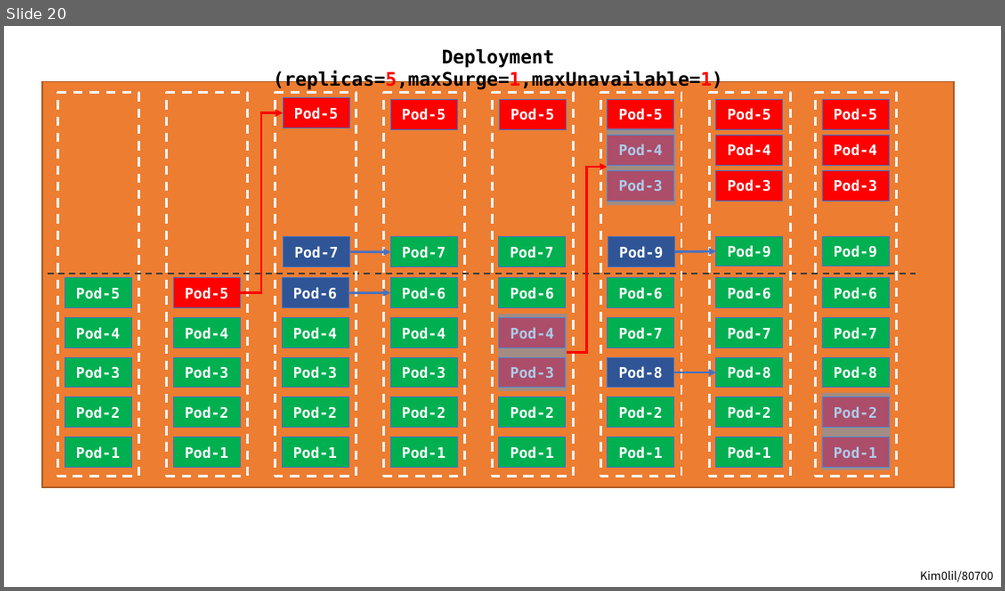
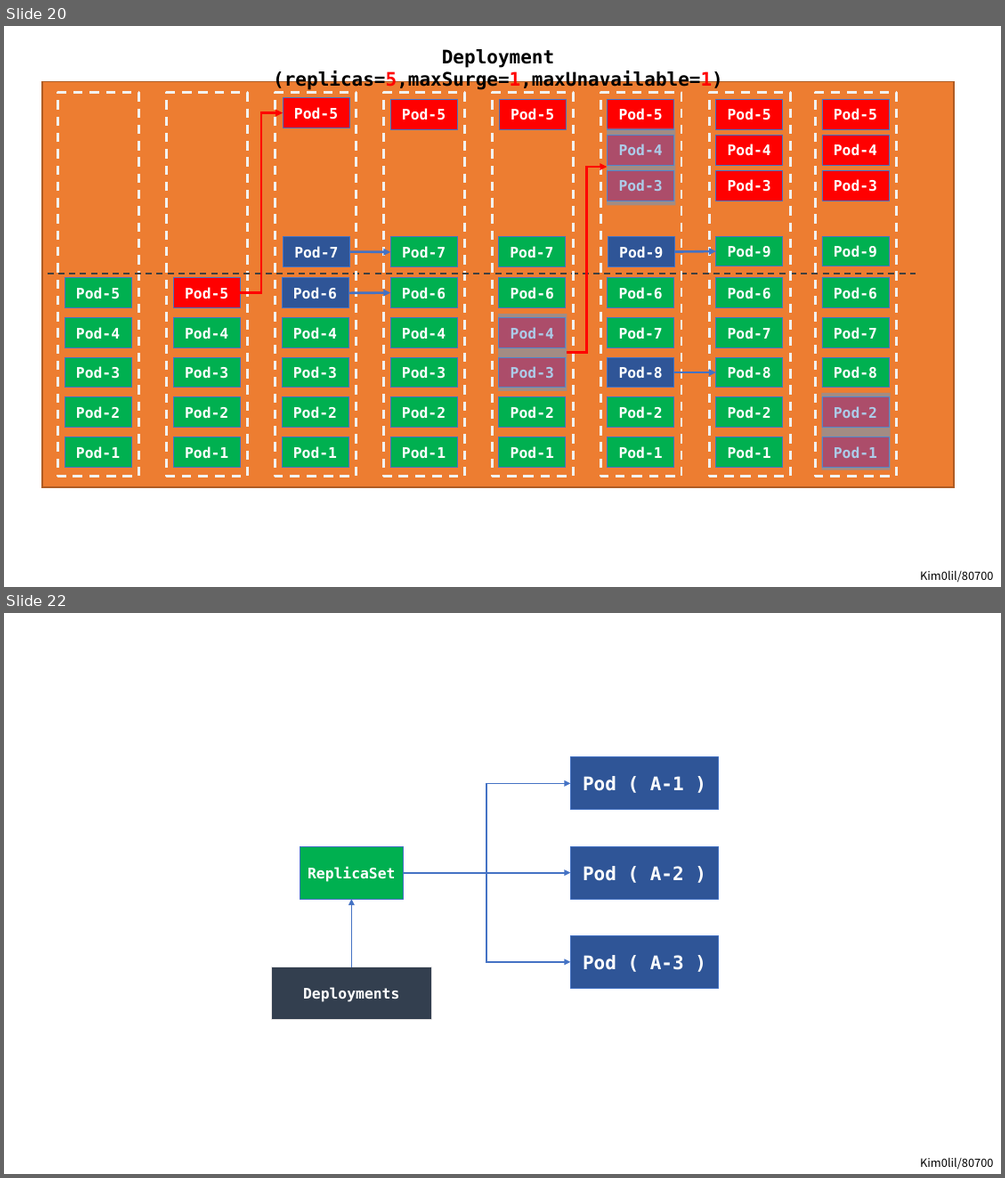
Before and after one commit to kim0lil/80700, a slide deck: assets/images.pptx. Shown one above the other, each under a label of ours: slide 20 before the commit, slides 20 and 22 after it; the slides between them are not shown. The pictures are 1005x591 and 1005x1178 pixels, drawn with LibreOffice and Linux fonts; fonts in the diff are those of the drawing. Boxes give left, top, right and bottom in pixels: in the first picture for what was removed or moved away, otherwise in the second. Text is boxed around its words. In the diff, an @@ line names an element or a change of style, - is before the commit and + after.

```diff
--- a/assets/images.pptx
+++ b/assets/images.pptx
@@ slide 22 added at bbox=[4, 613, 1001, 1174], background #FFFFFF @@
@@ group added at bbox=[272, 757, 719, 1020]: 5 rectangles, 2 elbow arrows, 2 arrows @@
+Pod ( A-1 )
+Pod ( A-2 )
+Pod ( A-3 )
+ReplicaSet
+Deployments
@@ text added at bbox=[920, 1157, 993, 1169], 11 pt, text #000000 @@
+Kim0lil/80700
```
Also in this commit, not shown: 7 other slides added, 12 other files.
